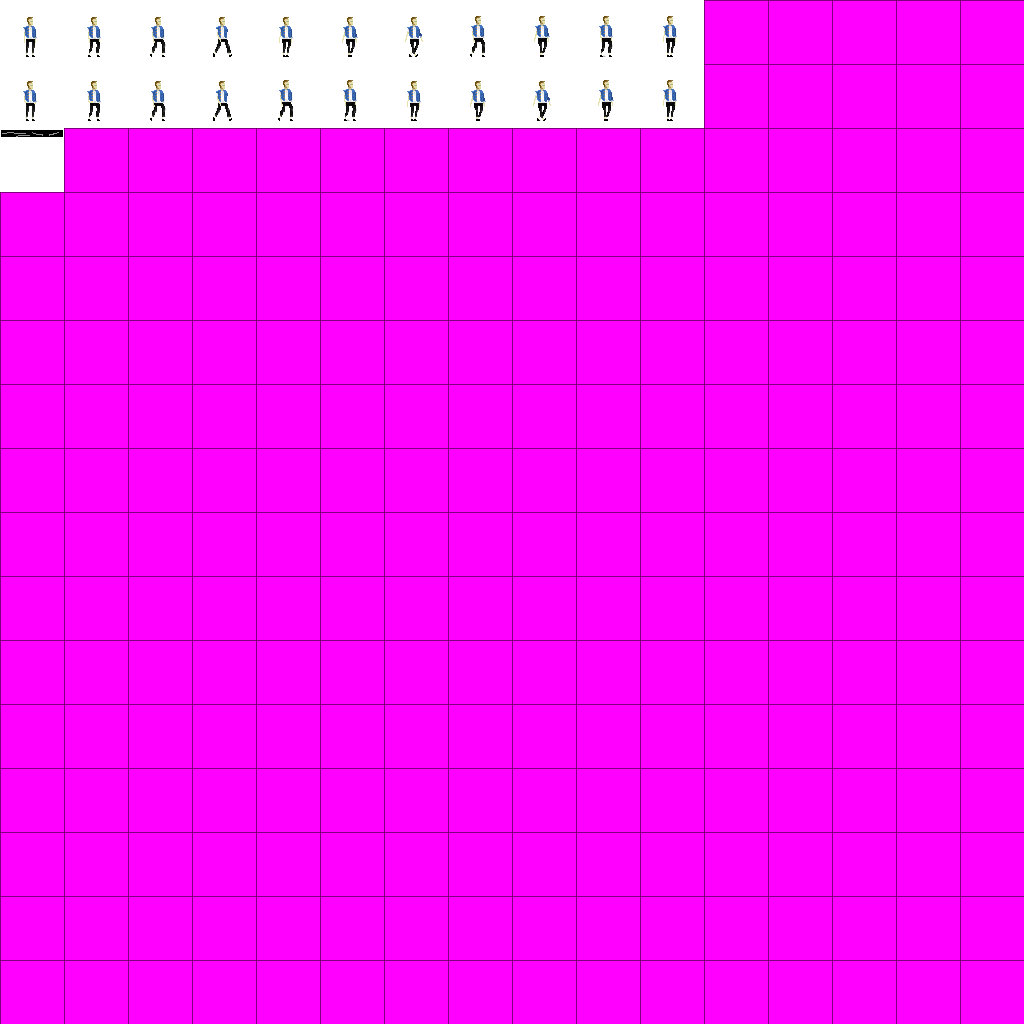
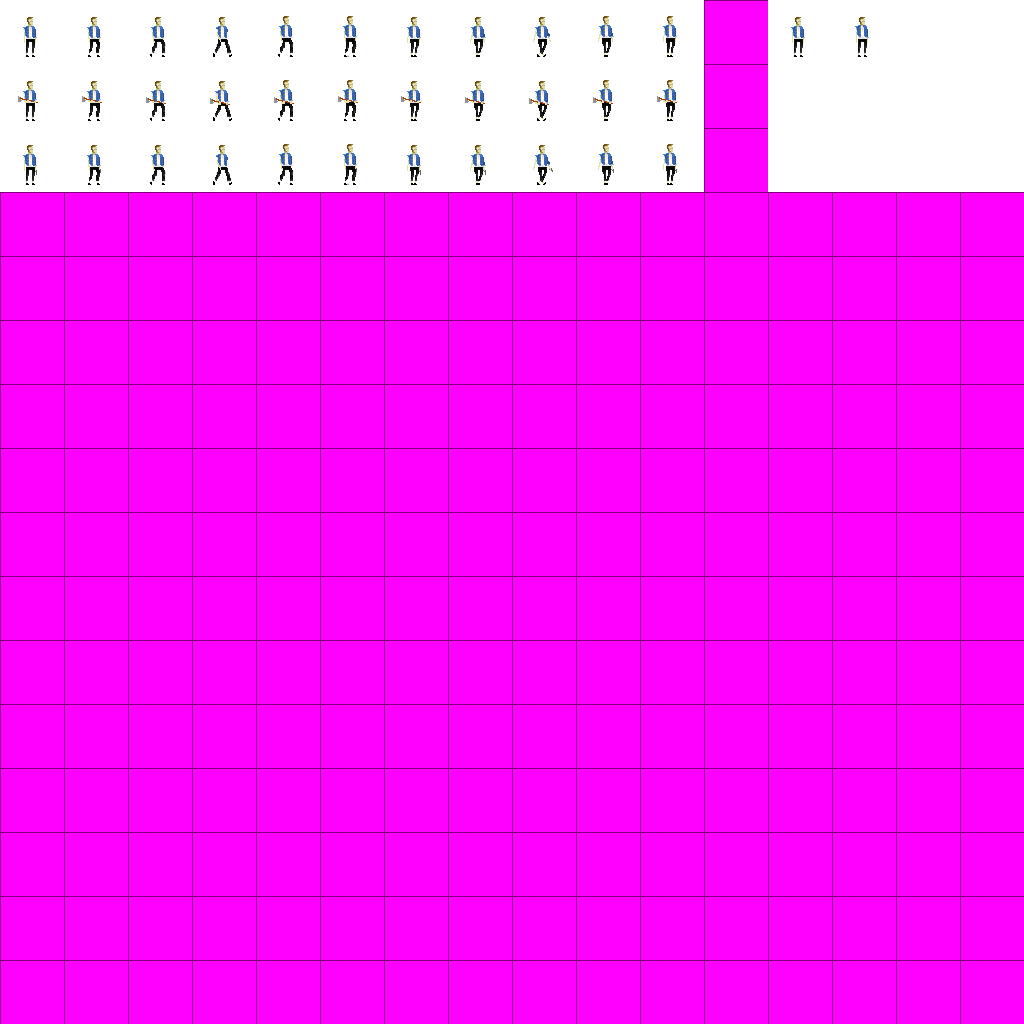
Before/after of a (1024, 1024) layered artwork. What changed in the layer stack:
added group "Idle" with 2 layers above "Guide" over box(791, 17, 870, 58)
added layer "Dirk copy 3" in group "Idle" over box(855, 17, 870, 58)
added layer "Dirk copy 2" in group "Idle" over box(791, 17, 806, 58)
removed layer "Layer 4" from group "Walk" over box(420, 36, 423, 42)
renamed "Layer 3" to "Walkers", painted on it over box(278, 16, 614, 57)
added group "2h2R" with 5 layers above "Pistol2R" over box(18, 82, 678, 121)
showed "Aaxe", moved it into group "2h2R", painted on it over box(18, 96, 677, 105)
added layer "Layer 5 copy" in group "2h2R" over box(210, 98, 230, 105)
moved "Walkwith2h" into group "2h2R", painted on it over box(23, 82, 678, 121)
added layer "Layer 5" in group "2h2R" over box(152, 100, 165, 104)
added layer "Layer 7" in group "2h2R" over box(215, 83, 230, 104)
added group "Pistol2R" with 2 layers above "Layer 0" over box(23, 144, 678, 186)
added layer "WalkPistol" in group "Pistol2R" over box(26, 144, 678, 186)
added layer "Dirk copy" in group "Pistol2R" over box(23, 145, 38, 185)
painted on "Layer 0" over box(1, 0, 1024, 192)
